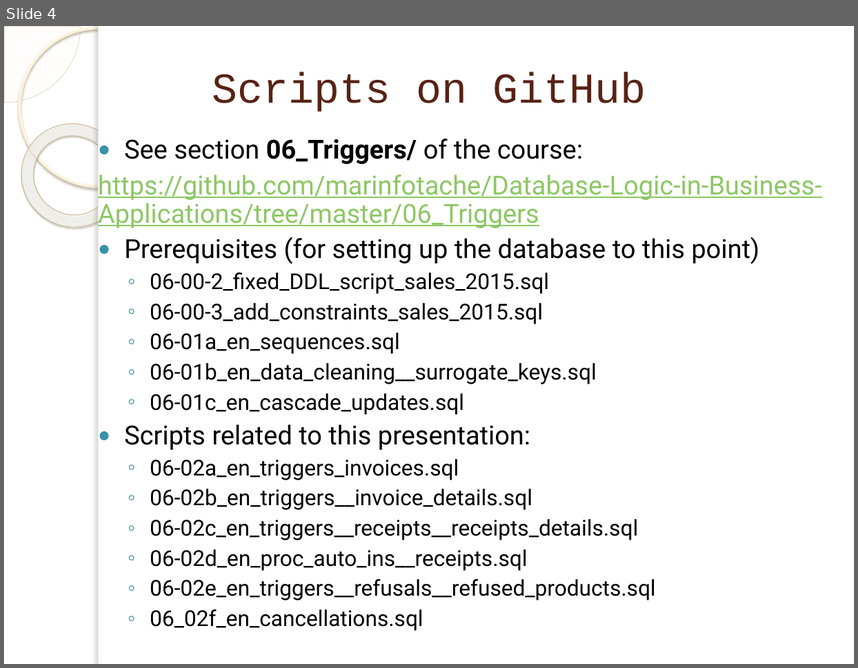
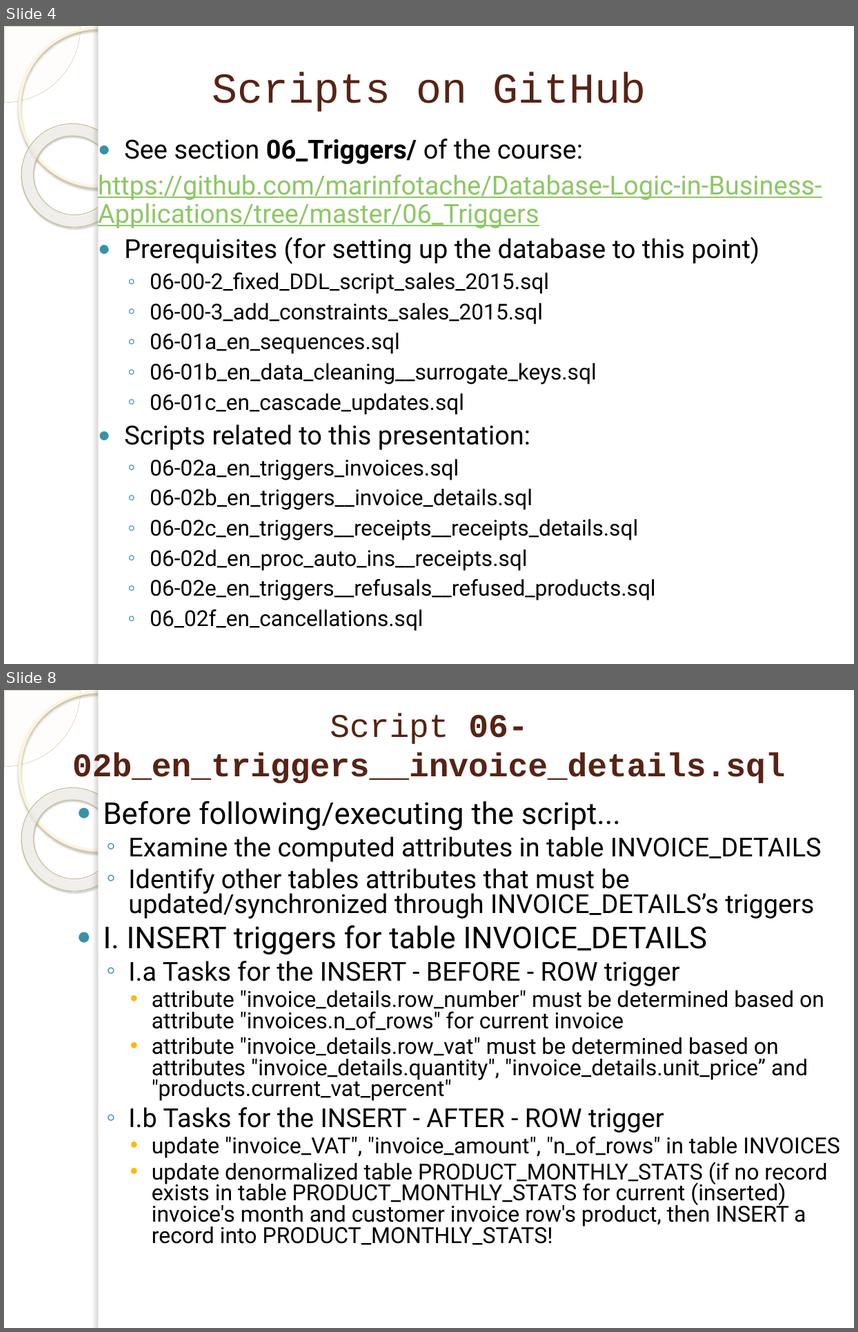
Before and after one commit to marinfotache/Database-Logic-in-Business-Applications, a slide deck: 06_Triggers/06-02_en_Triggers - part 2.pptx. Shown one above the other, each under a label of ours: slide 4 before the commit, slides 4 and 8 after it; the slides between them are not shown. The pictures are 858x668 and 858x1332 pixels, drawn with LibreOffice and Linux fonts; fonts in the diff are those of the drawing; background and template pictures are left out. Boxes give left, top, right and bottom in pixels: in the first picture for what was removed or moved away, otherwise in the second. Text is boxed around its words. In the diff, an @@ line names an element or a change of style, - is before the commit and + after.

```diff
--- a/06_Triggers/06-02_en_Triggers - part 2.pptx
+++ b/06_Triggers/06-02_en_Triggers - part 2.pptx
@@ slide 8 added at bbox=[4, 690, 854, 1328], background picture (left out); not listed: 5 template elements that a slide beside it also shows @@
@@ title added at bbox=[72, 713, 785, 783], 28 pt, text #572314, bold @@
+Script 06-02b_en_triggers__invoice_details.sql
@@ text added at bbox=[103, 800, 840, 1245], 18.7 pt, text #000000 @@
+● Before following/executing the script...
+  ◦ Examine the computed attributes in table INVOICE_DETAILS
+  ◦ Identify other tables attributes that must be updated/synchronized through INVOICE_DETAILS’s triggers
+● I. INSERT triggers for table INVOICE_DETAILS
+  ◦ I.a Tasks for the INSERT - BEFORE - ROW trigger
+    • attribute "invoice_details.row_number" must be determined based on attribute "invoices.n_of_rows" for current invoice
+    • attribute "invoice_details.row_vat" must be determined based on attributes "invoice_details.quantity", "invoice_details.unit_price” and "products.current_vat_percent"
+  ◦ I.b Tasks for the INSERT - AFTER - ROW trigger
+    • update "invoice_VAT", "invoice_amount", "n_of_rows" in table INVOICES
+    • update denormalized table PRODUCT_MONTHLY_STATS (if no record exists in table PRODUCT_MONTHLY_STATS for current (inserted) invoice's month and customer invoice row's product, then INSERT a record into PRODUCT_MONTHLY_STATS!
```
Also in this commit, not shown: 2 slides changed, 4 other slides added, 2 other files.
